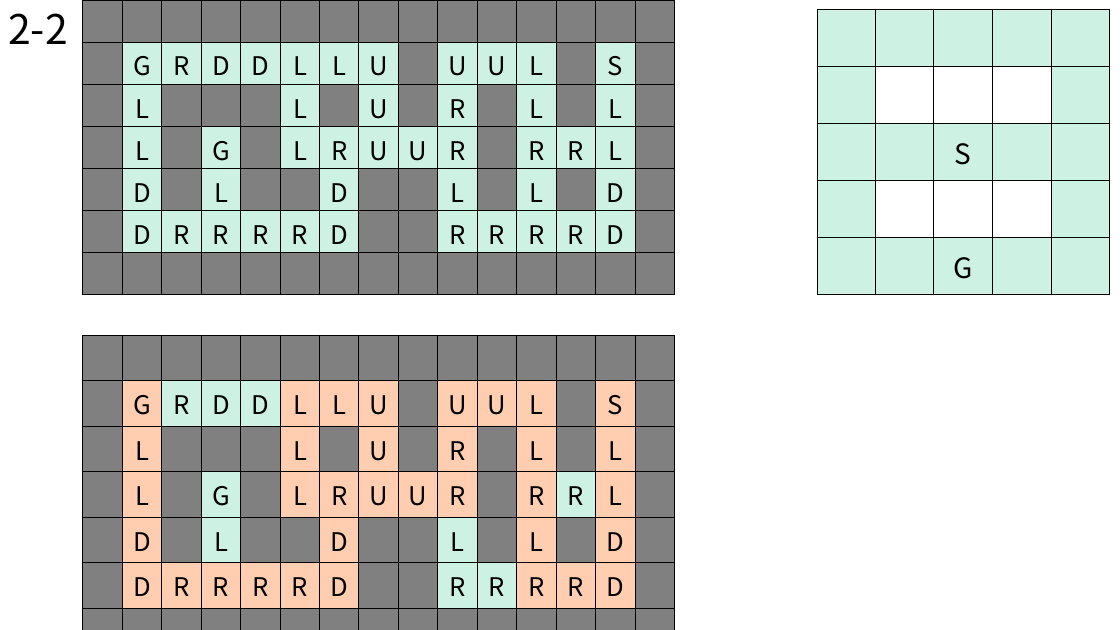
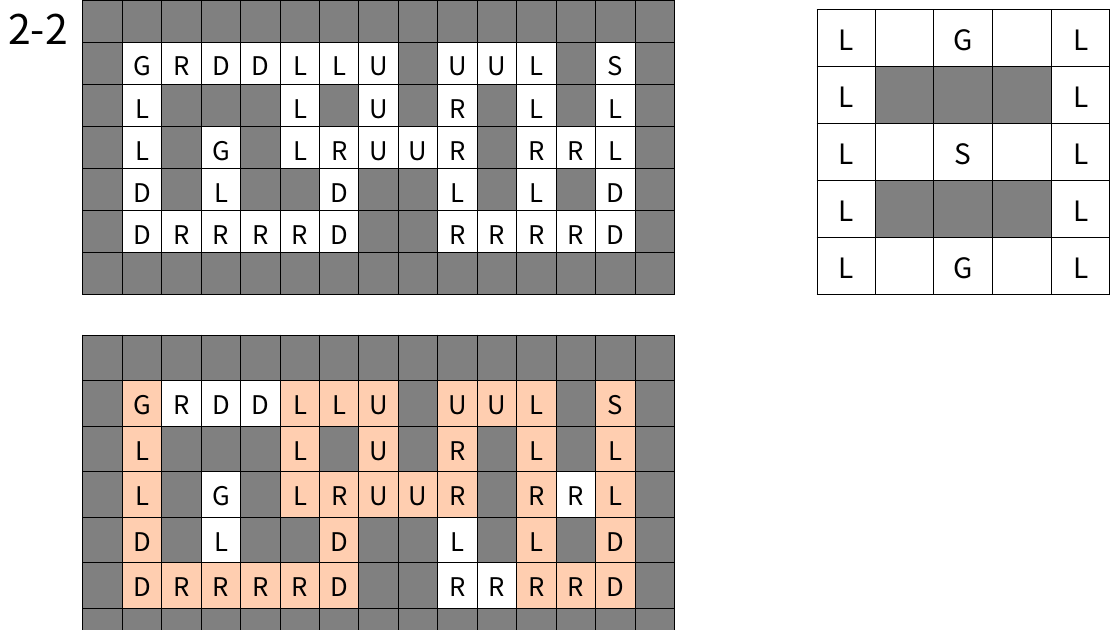
Before and after one commit to BSF0124/Brain-Control, a slide deck: slide 12 of etc/레벨디자인.pptx. Drawn at 1120x630 pixels with LibreOffice and Linux fonts; fonts in the diff are those of the drawing. Boxes give left, top, right and bottom in pixels: in the first picture for what was removed or moved away, otherwise in the second. Text is boxed around its words. In the diff, an @@ line names an element or a change of style, - is before the commit and + after.

```diff
--- a/etc/레벨디자인.pptx
+++ b/etc/레벨디자인.pptx
@@ table at (x1=82, y1=0, x2=674, y2=295) @@
@@ fill #CDF2E4 to none in 44 cells @@
@@ table at (x1=818, y1=10, x2=1109, y2=295) @@
-row 1:  |  |  |  | 
+row 1: L |  | G |  | L
-row 2, column 1: 
+row 2, column 1: L
-row 2, column 5: 
+row 2, column 5: L
-row 3, column 1: 
+row 3, column 1: L
-row 3, column 5: 
+row 3, column 5: L
-row 4, column 1: 
+row 4, column 1: L
-row 4, column 5: 
+row 4, column 5: L
-row 5, column 1: 
+row 5, column 1: L
-row 5, column 5: 
+row 5, column 5: L
@@ fill #CDF2E4 to none in 13 cells @@
@@ table at (x1=82, y1=335, x2=674, y2=630) @@
@@ fill #CDF2E4 to none in 9 cells @@
```
Also in this commit, not shown: 17 other slides changed.
